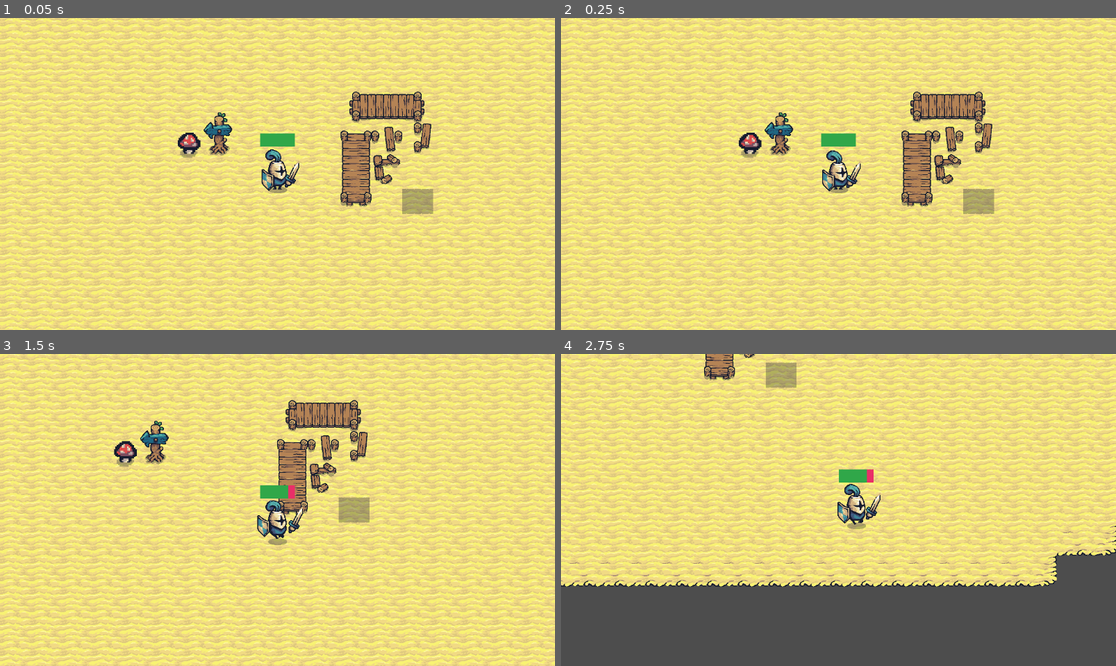
Above: before the commit, frames 1-4 (two rows, left to right).
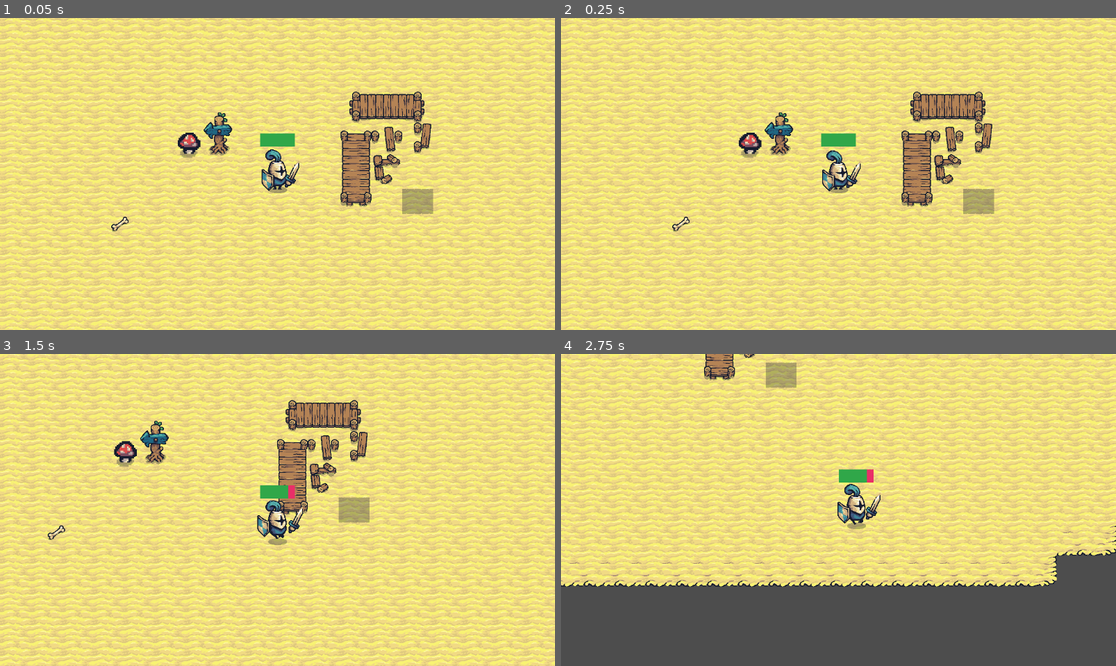
Above: after the commit, the same moments.

Repository: bartletuni/GodotColab
Game: Godot game, scene res://Assets/game.tscn
Same seed, same stepped clock (60 frames per second), same inputs: the game is played once before the commit and once after it.
Inputs:
- Up to frame 1 (0.05 s): no input
- Up to frame 2 (0.25 s): no input
- Up to frame 3 (1.5 s): hold D (move_right) 0.53-1.28 s; hold S (move_down) from 1.28 s (still down)
- Up to frame 4 (2.75 s): release S (move_down) at 2.03 s; hold D (move_right) from 2.03 s (still down)

The runs differ from the first frame. In frame 1, less than 0.1% of the frame differs, in the area x 20-24%, y 63-69%; in frame 2, less than 0.1%; in frame 3, less than 0.1%, in the area x 8-12%, y 54-60%; in frame 4, nothing differs.

Commit message:
(almost) functional poison bone

Diff:
--- a/Project 1/colaboration-project/Assets/Player.tscn
+++ b/Project 1/colaboration-project/Assets/Player.tscn
@@ -4,6 +4,30 @@
 [ext_resource type="Script" uid="uid://cxfcd4vdeg0p0" path="res://Scripts/player.gd" id="1_ify7s"]
 [ext_resource type="Texture2D" uid="uid://u01pwifkvkhs" path="res://Sprites/Tiny Swords (Update 010)/Factions/Knights/Troops/Dead/Dead.png" id="2_l8qxc"]
 
+[sub_resource type="AtlasTexture" id="AtlasTexture_1fna3"]
+atlas = ExtResource("1_1fna3")
+region = Rect2(0, 384, 192, 192)
+
+[sub_resource type="AtlasTexture" id="AtlasTexture_uqnxr"]
+atlas = ExtResource("1_1fna3")
+region = Rect2(192, 384, 192, 192)
+
+[sub_resource type="AtlasTexture" id="AtlasTexture_ed6nx"]
+atlas = ExtResource("1_1fna3")
+region = Rect2(384, 384, 192, 192)
+
+[sub_resource type="AtlasTexture" id="AtlasTexture_yengi"]
+atlas = ExtResource("1_1fna3")
+region = Rect2(576, 384, 192, 192)
+
+[sub_resource type="AtlasTexture" id="AtlasTexture_awmxi"]
+atlas = ExtResource("1_1fna3")
+region = Rect2(768, 384, 192, 192)
+
+[sub_resource type="AtlasTexture" id="AtlasTexture_j6nj3"]
+atlas = ExtResource("1_1fna3")
+region = Rect2(960, 384, 192, 192)
+
 [sub_resource type="AtlasTexture" id="AtlasTexture_pvkfu"]
 atlas = ExtResource("2_l8qxc")
 region = Rect2(0, 0, 128, 128)
@@ -83,30 +107,6 @@
 [sub_resource type="AtlasTexture" id="AtlasTexture_j0vyv"]
 atlas = ExtResource("1_1fna3")
 region = Rect2(960, 0, 192, 192)
-
-[sub_resource type="AtlasTexture" id="AtlasTexture_1fna3"]
-atlas = ExtResource("1_1fna3")
-region = Rect2(0, 384, 192, 192)
-
-[sub_resource type="AtlasTexture" id="AtlasTexture_uqnxr"]
-atlas = ExtResource("1_1fna3")
-region = Rect2(192, 384, 192, 192)
-
-[sub_resource type="AtlasTexture" id="AtlasTexture_ed6nx"]
-atlas = ExtResource("1_1fna3")
-region = Rect2(384, 384, 192, 192)
-
-[sub_resource type="AtlasTexture" id="AtlasTexture_yengi"]
-atlas = ExtResource("1_1fna3")
-region = Rect2(576, 384, 192, 192)
-
-[sub_resource type="AtlasTexture" id="AtlasTexture_awmxi"]
-atlas = ExtResource("1_1fna3")
-region = Rect2(768, 384, 192, 192)
-
-[sub_resource type="AtlasTexture" id="AtlasTexture_j6nj3"]
-atlas = ExtResource("1_1fna3")
-region = Rect2(960, 384, 192, 192)
 
 [sub_resource type="AtlasTexture" id="AtlasTexture_umheq"]
 atlas = ExtResource("1_1fna3")
@@ -136,6 +136,29 @@
 animations = [{
 "frames": [{
 "duration": 1.0,
+"texture": SubResource("AtlasTexture_1fna3")
+}, {
+"duration": 1.0,
+"texture": SubResource("AtlasTexture_uqnxr")
+}, {
+"duration": 1.0,
+"texture": SubResource("AtlasTexture_ed6nx")
+}, {
+"duration": 1.0,
+"texture": SubResource("AtlasTexture_yengi")
+}, {
+"duration": 1.0,
+"texture": SubResource("AtlasTexture_awmxi")
+}, {
+"duration": 1.0,
+"texture": SubResource("AtlasTexture_j6nj3")
+}],
+"loop": false,
+"name": &"attack_side",
+"speed": 10.0
+}, {
+"frames": [{
+"duration": 1.0,
 "texture": SubResource("AtlasTexture_pvkfu")
 }, {
 "duration": 1.0,
@@ -202,29 +225,6 @@
 }],
 "loop": true,
 "name": &"idle",
-"speed": 10.0
-}, {
-"frames": [{
-"duration": 1.0,
-"texture": SubResource("AtlasTexture_1fna3")
-}, {
-"duration": 1.0,
-"texture": SubResource("AtlasTexture_uqnxr")
-}, {
-"duration": 1.0,
-"texture": SubResource("AtlasTexture_ed6nx")
-}, {
-"duration": 1.0,
-"texture": SubResource("AtlasTexture_yengi")
-}, {
-"duration": 1.0,
-"texture": SubResource("AtlasTexture_awmxi")
-}, {
-"duration": 1.0,
-"texture": SubResource("AtlasTexture_j6nj3")
-}],
-"loop": false,
-"name": &"right_attack",
 "speed": 10.0
 }, {
 "frames": [{
@@ -264,8 +264,10 @@
 
 [node name="AnimatedSprite2D" type="AnimatedSprite2D" parent="." unique_id=299258764]
 sprite_frames = SubResource("SpriteFrames_dch2n")
-animation = &"idle"
+animation = &"attack_side"
 autoplay = "idle"
+frame = 5
+frame_progress = 1.0
 
 [node name="CollisionShape2D" type="CollisionShape2D" parent="." unique_id=1278823074]
 position = Vector2(0, 1)
--- a/Project 1/colaboration-project/Assets/game.tscn
+++ b/Project 1/colaboration-project/Assets/game.tscn
@@ -1,6 +1,7 @@
 [gd_scene format=4 uid="uid://cxns1a5a1mn7o"]
 
 [ext_resource type="Texture2D" uid="uid://b02do8lf3uslg" path="res://Sprites/Tiny Swords (Update 010)/Terrain/Ground/Tilemap_Flat.png" id="1_53jbt"]
+[ext_resource type="PackedScene" uid="uid://dx4blwinm0bcr" path="res://Assets/poison_bone.tscn" id="2_ho2al"]
 [ext_resource type="PackedScene" uid="uid://be7iyxjfkhmky" path="res://Assets/Player.tscn" id="2_n1j1f"]
 [ext_resource type="Texture2D" uid="uid://dlgch1yn3i01x" path="res://Sprites/Tiny Swords (Free Pack)/Terrain/Tileset/Tilemap_color2.png" id="2_ogrtk"]
 [ext_resource type="PackedScene" uid="uid://b5yifq0uj6oq4" path="res://Assets/collision_test.tscn" id="3_n1j1f"]
@@ -237,6 +238,9 @@
 y_sort_enabled = true
 tile_set = SubResource("TileSet_0hivi")
 
+[node name="PoisonBone" parent="Obstacles" unique_id=157582885 instance=ExtResource("2_ho2al")]
+position = Vector2(-359, 185)
+
 [node name="Node2D" parent="Obstacles" unique_id=1139196861 instance=ExtResource("5_0hivi")]
 position = Vector2(-154, 1)
 
@@ -257,5 +261,6 @@
 
 [node name="Pickups" type="Node" parent="." unique_id=554653531]
 
+[connection signal="area_entered" from="Obstacles/PoisonBone" to="Obstacles/PoisonBone" method="_on_area_entered"]
 [connection signal="timeout" from="Timers/Timer" to="Player" method="_on_timer_timeout"]
 [connection signal="timeout" from="Timers/ReloadTimer" to="Player" method="_on_reload_timer_timeout"]
--- a/Project 1/colaboration-project/Scripts/poison_bone.gd
+++ b/Project 1/colaboration-project/Scripts/poison_bone.gd
@@ -1,16 +1,15 @@
 extends Area2D
+@onready var player: CharacterBody2D = $"../../Player"
+@onready var health_bar: ProgressBar = $"../../Player/HealthBar"
+@onready var additional_health: ProgressBar = $"../../Player/AdditionalHealth"
 
-@onready var player: CharacterBody2D = $"../Player"
-@onready var health_bar: ProgressBar = $"../Player/HealthBar"
-@onready var additional_health: ProgressBar = $"../Player/AdditionalHealth"
+func _on_area_entered(_area: Area2D) -> void:
 
-func _on_body_entered(body: Node2D) -> void:
-
-	if player.player_health == 5:
-		additional_health.value += 1
-		player.player_shield += 1
+	if player.player_health == 5 and player.player_shield > 0:
+		additional_health.value -= 1
+		player.player_shield -= 1
 		queue_free()
-	elif player.player_health < 5:
-		player.player_health += 1
+	elif player.player_health <= 5:
+		player.player_health -= 1
 		health_bar.value = player.player_health
 		queue_free()
